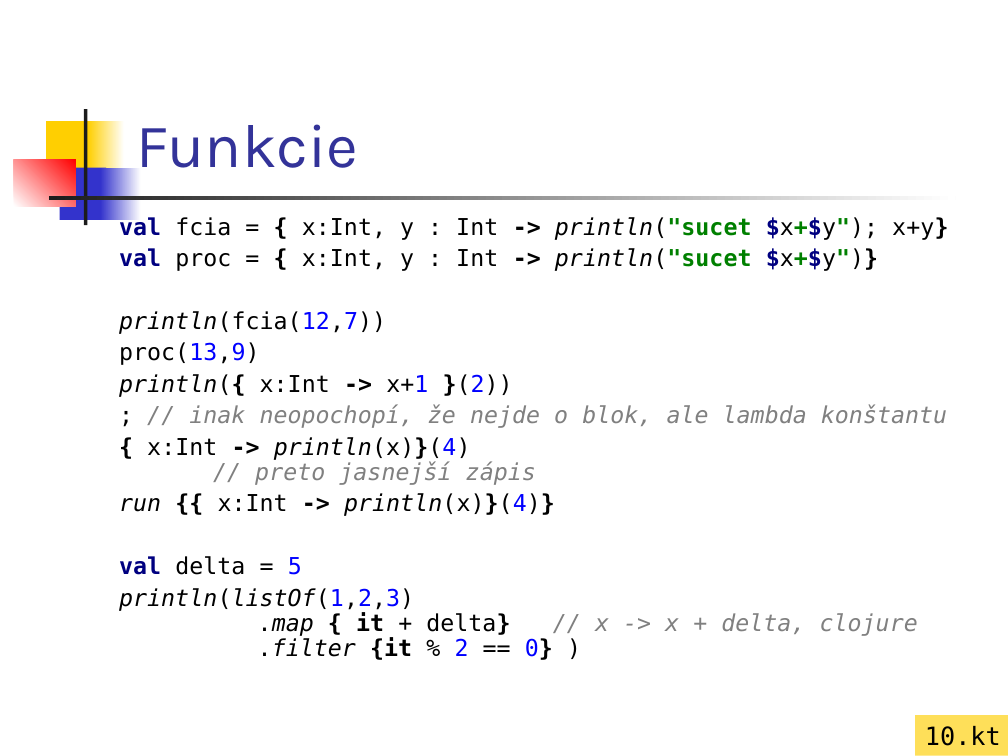
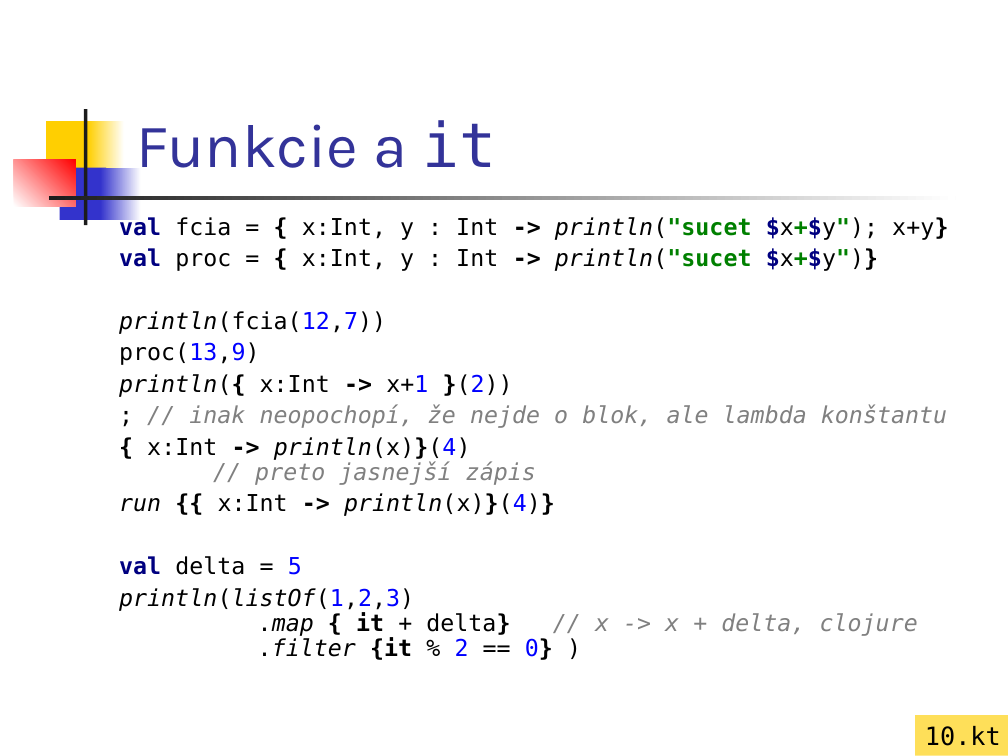
Before and after one commit to vmandro/Prednasky, a slide deck: slide 23 of 01/01_Kotlin.ppt. Drawn at 1008x756 pixels with LibreOffice and Linux fonts; fonts in the diff are those of the drawing. Boxes give left, top, right and bottom in pixels: in the first picture for what was removed or moved away, otherwise in the second. Text is boxed around its words. In the diff, an @@ line names an element or a change of style, - is before the commit and + after.

```diff
--- a/01/01_Kotlin.ppt
+++ b/01/01_Kotlin.ppt
@@ title at <box>137,120,496,168</box>: text changed @@
-Funkcie
+Funkcie a it
```
Also in this commit, not shown: 4 other slides changed, 1 slide removed, 4 other files.
